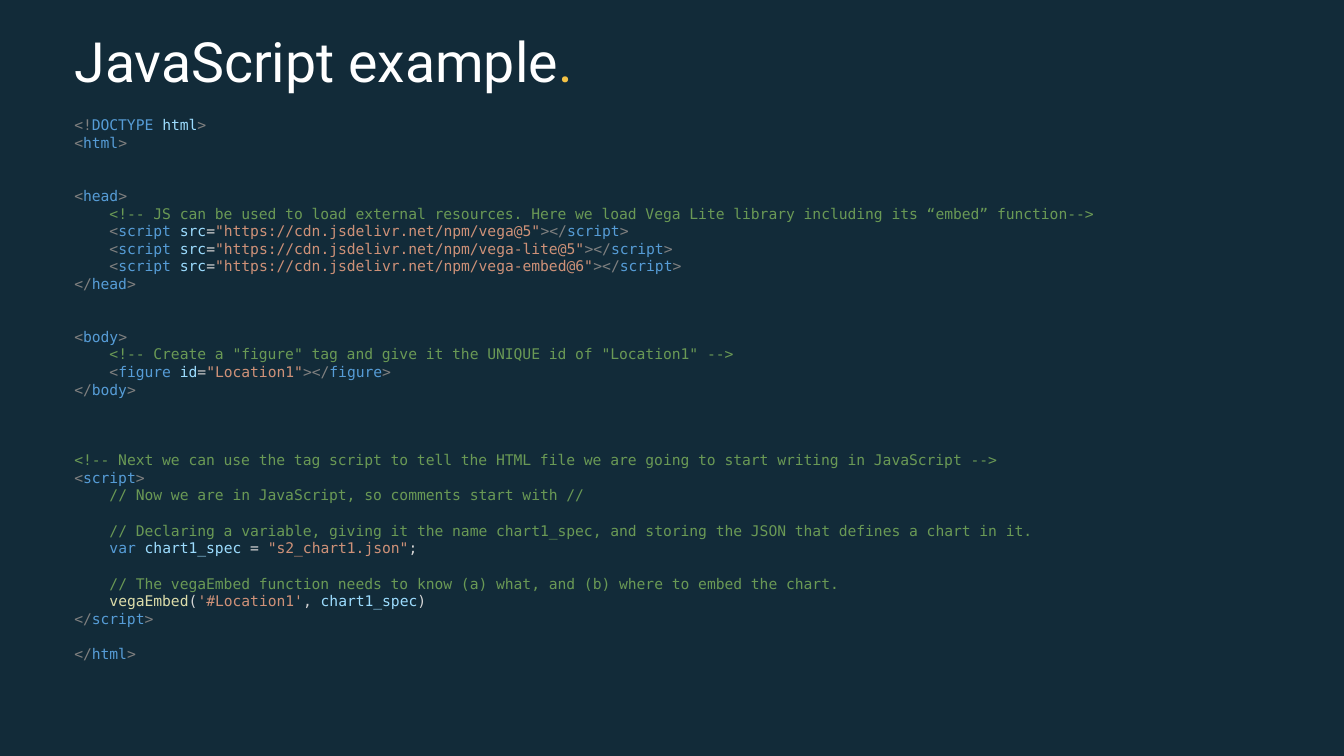
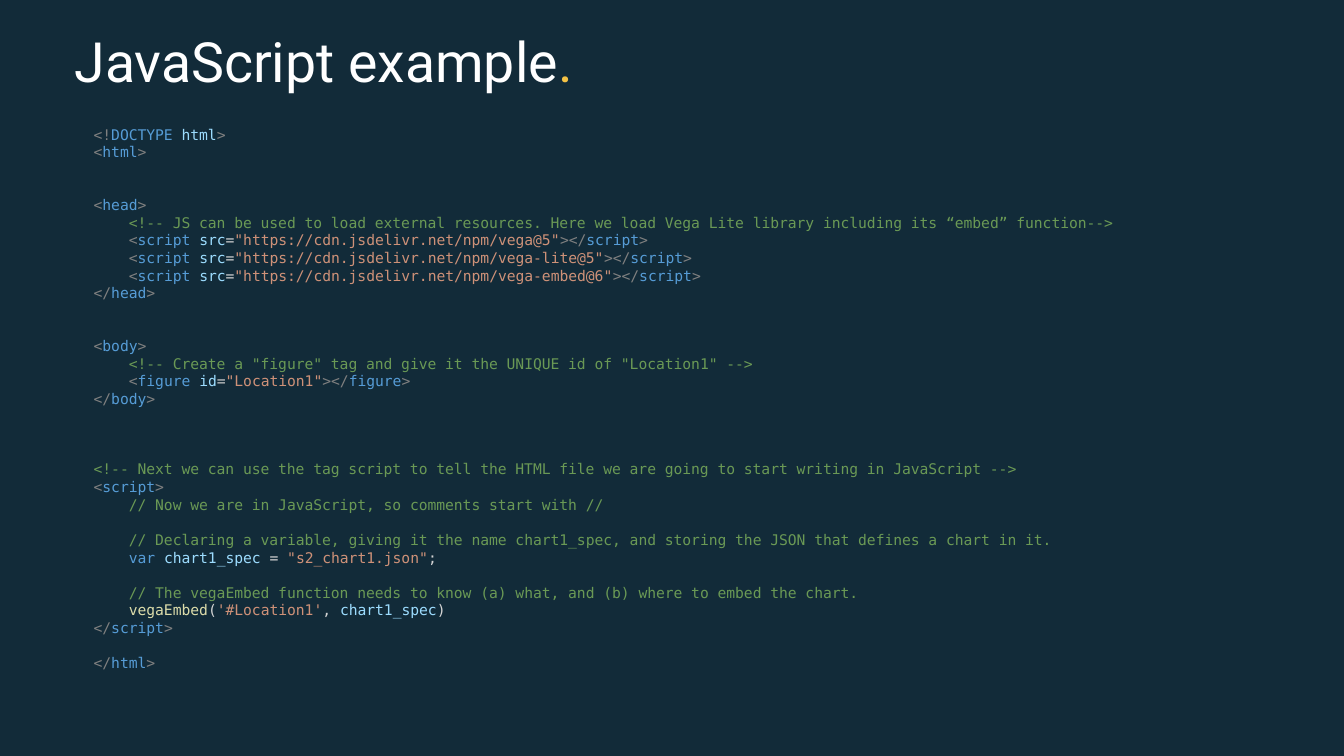
Before and after one commit to EconomicsObservatory/courses, a slide deck: slide 13 of 2/s2_Building_your_first_website.pptx. Drawn at 1344x756 pixels with LibreOffice and Linux fonts; fonts in the diff are those of the drawing. Boxes give left, top, right and bottom in pixels: in the first picture for what was removed or moved away, otherwise in the second. Text is boxed around its words. In the diff, an @@ line names an element or a change of style, - is before the commit and + after.

```diff
--- a/2/s2_Building_your_first_website.pptx
+++ b/2/s2_Building_your_first_website.pptx
@@ text "<!DOCTYPE html>" moved from (x1=74, y1=118, x2=1094, y2=660) to (x1=94, y1=128, x2=1113, y2=669) @@
```
Also in this commit, not shown: 6 other slides changed, 1 other file.
